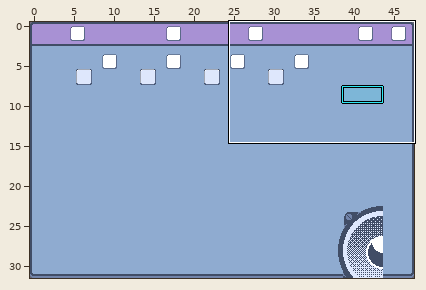
Two states of a LDtk project, tiny-cli/src/main/resources/sfx/tiny-music-editor.ldtk. The first picture is a wide view before the edit; the outline marks the close-up.
Close-up. As it was:
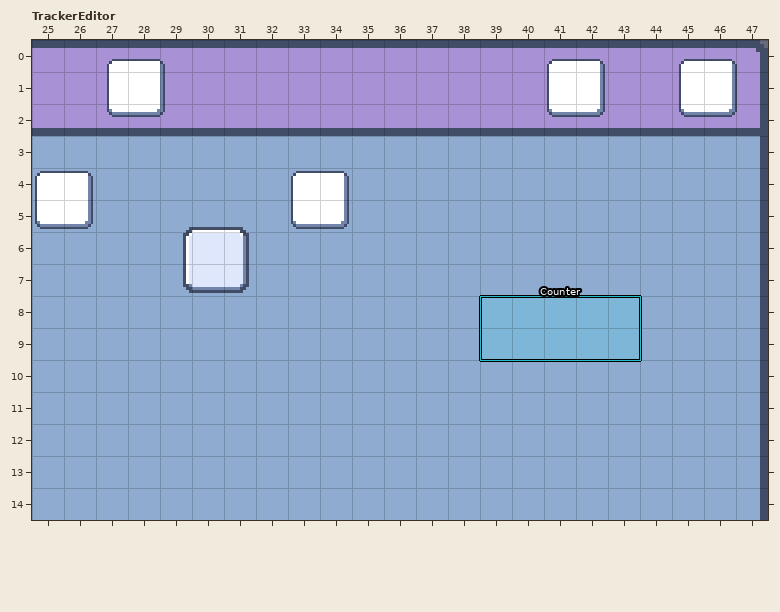
Cells are 8x8 px. Shown: TrackerEditor x 25..47, y 0..14. The commit also changed other parts of the map, which this record leaves out.
The same view after the edit:
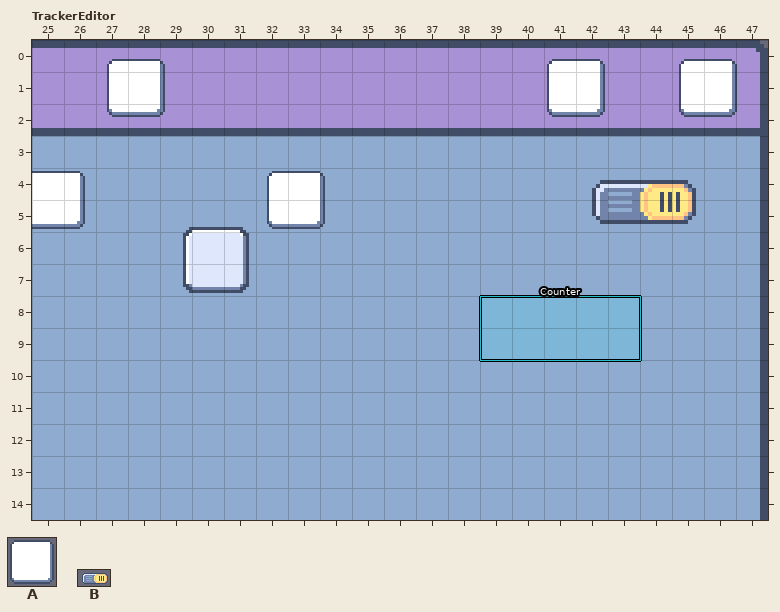
Key: from "Sprite_sheet": A 3, B 426.
Objects are placed by their top-left corner, in cells (3,4 is the top-left corner of cell 3,4); size is 1x1 cell unless given.
From the commit log: Add switch button to display the tracker
Changes in this commit:
Layer "Widgets":
changed: A "TextButton" at 25,4 size 2x2 -> A "TextButton" at 24.5,4 size 2.5x2
changed: A "TextButton" at 33,4 size 2x2 -> A "TextButton" at 32,4 size 2.5x2
added: B "Switch" at 42,4 size 4x2
Where, in picture pixels (left, top, right, bottom), the same in both close-ups:
changed: (32, 171, 93, 229)
changed: (267, 171, 349, 229)
added: (592, 180, 696, 224)
